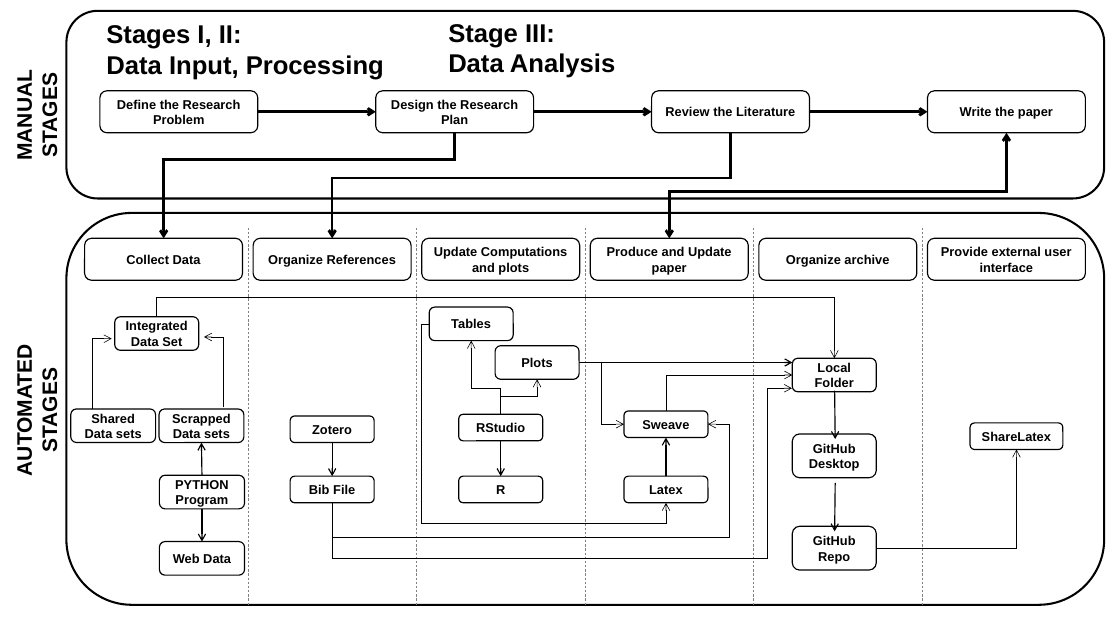
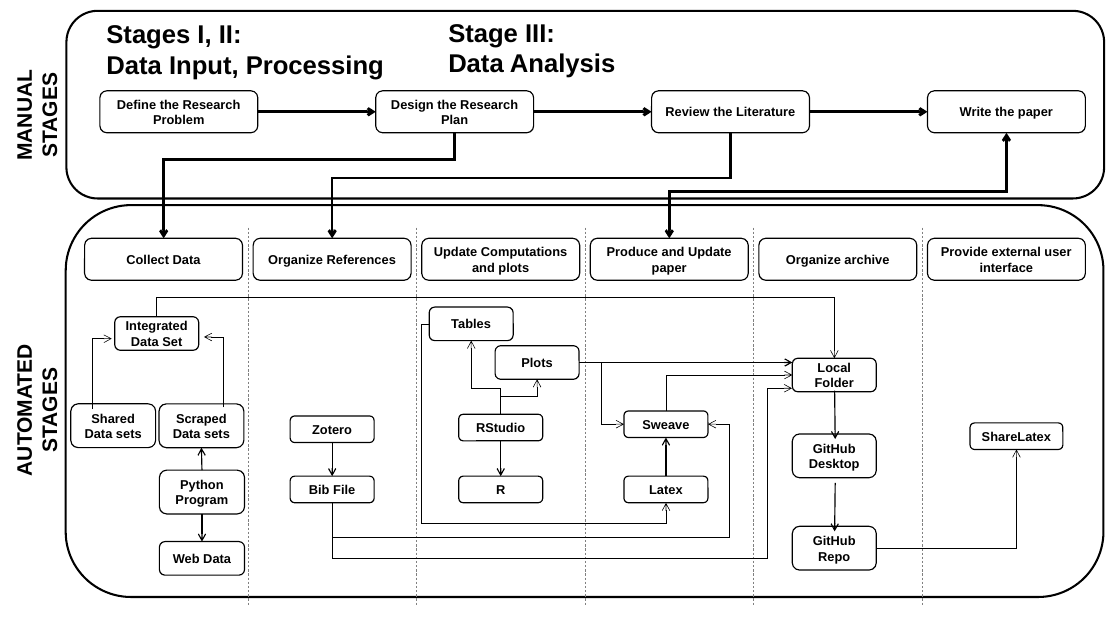
Before and after one commit to BIDS/repro-case-studies, a slide deck: slide 1 of case-studies/jmMagallanes.pptx. Drawn at 1120x630 pixels with LibreOffice and Linux fonts; fonts in the diff are those of the drawing. Boxes give left, top, right and bottom in pixels: in the first picture for what was removed or moved away, otherwise in the second. Text is boxed around its words. In the diff, an @@ line names an element or a change of style, - is before the commit and + after.

```diff
--- a/case-studies/jmMagallanes.pptx
+++ b/case-studies/jmMagallanes.pptx
@@ rounded rectangle: place and size @@
-rounded rectangle at [66,213,1104,605]
+rounded rectangle at [66,205,1103,597]
@@ rounded rectangle "Shared Data sets": place and size @@
-rounded rectangle "Shared Data sets" at [71,409,155,443]
+rounded rectangle "Shared Data sets" at [71,404,155,448]
@@ rounded rectangle "Scraped Data sets": place and size @@
-rounded rectangle "Scraped Data sets" at [159,409,244,443]
+rounded rectangle "Scraped Data sets" at [159,404,244,448]
@@ text in rounded rectangle at [173,413,230,438]: text changed @@
-Scrapped Data sets
+Scraped Data sets
@@ arrow moved from (202, 476) - (202, 443) to (202, 471) - (202, 448) @@
@@ rounded rectangle "Python Program": place and size @@
-rounded rectangle "Python Program" at [160,476,245,509]
+rounded rectangle "Python Program" at [160,471,245,514]
@@ text in rounded rectangle at [175,479,228,507]: text changed @@
-PYTHON Program
+Python Program
@@ arrow moved from (202, 509) - (202, 542) to (202, 514) - (202, 542) @@
```
Also in this commit, not shown: 9 other files.
